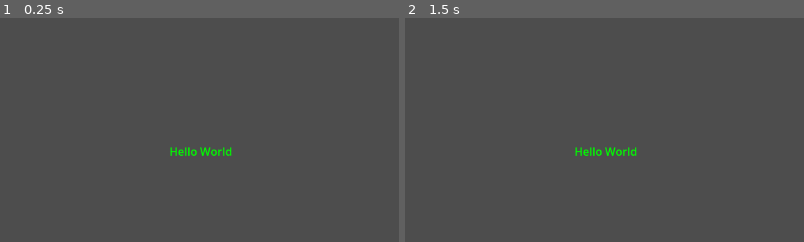
Above: before the commit, frames 1-2 (left to right).
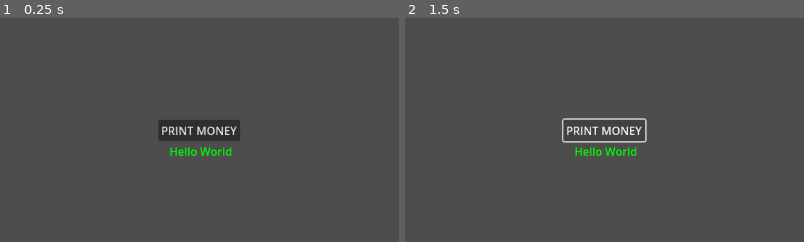
Above: after the commit, the same moments.

Repository: DevArturoOrtueta/Brackeys-coding-learning
Game: Godot game, scene res://node_2d.tscn
The game is run twice, just before and just after one commit, with the same random seed, the same clock (stepped at 60 frames per second) and the same inputs.
Inputs (mouse positions are % of the whole screen's width and height, from its top left):
- Up to frame 1 (0.25 s): no input
- Up to frame 2 (1.5 s): click (48, 48) at 0.5 s, where only the run after the commit has a clickable "PRINT MONEY"; click (48, 48) at 1.25 s, where only the run after the commit has a clickable "PRINT MONEY"
The pictures show only the part of the screen within x 23-73%, y 23-73%; the shares and areas given below are measured in that part.

The runs differ from the first frame. In frame 1, 1.7% of the frame differs, in the area x 39-61%, y 45-55%; in frame 2, 0.9%.

Commit message:
Update Signals

Diff:
--- a/node_2d.tscn
+++ b/node_2d.tscn
@@ -1,6 +1,7 @@
-[gd_scene load_steps=2 format=3 uid="uid://6a0c4rwyrdjg"]
+[gd_scene load_steps=3 format=3 uid="uid://6a0c4rwyrdjg"]
 
 [ext_resource type="Script" path="res://Node2D.gd" id="1_h0ht0"]
+[ext_resource type="PackedScene" uid="uid://5x0px4mh1epo" path="res://signal.tscn" id="2_x5xmj"]
 
 [node name="Node2D" type="Node2D" node_paths=PackedStringArray("my_node")]
 script = ExtResource("1_h0ht0")
@@ -23,3 +24,6 @@
 horizontal_alignment = 1
 vertical_alignment = 1
 metadata/_edit_use_anchors_ = true
+
+[node name="Signal" parent="." instance=ExtResource("2_x5xmj")]
+position = Vector2(498, 294)
--- /dev/null
+++ b/signal.gd
@@ -0,0 +1,10 @@
+extends Node2D
+
+
+
+func _ready():
+	pass
+
+
+func _on_button_pressed():
+	print("MONEY")
--- /dev/null
+++ b/signal.tscn
@@ -0,0 +1,13 @@
+[gd_scene load_steps=2 format=3 uid="uid://5x0px4mh1epo"]
+
+[ext_resource type="Script" path="res://signal.gd" id="1_qjbyy"]
+
+[node name="Signal" type="Node2D"]
+script = ExtResource("1_qjbyy")
+
+[node name="Button" type="Button" parent="."]
+offset_right = 8.0
+offset_bottom = 8.0
+text = "PRINT MONEY"
+
+[connection signal="pressed" from="Button" to="." method="_on_button_pressed"]
